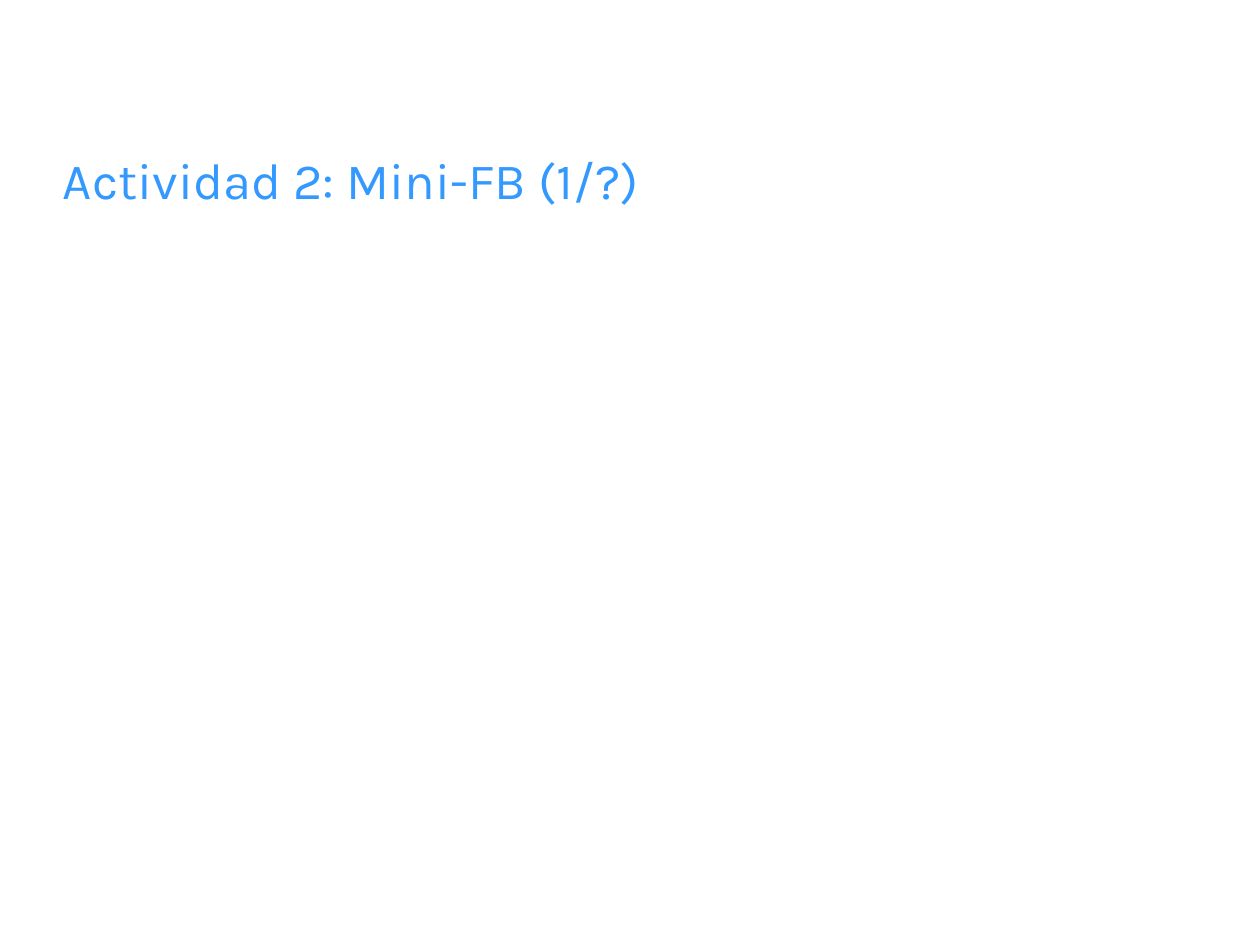
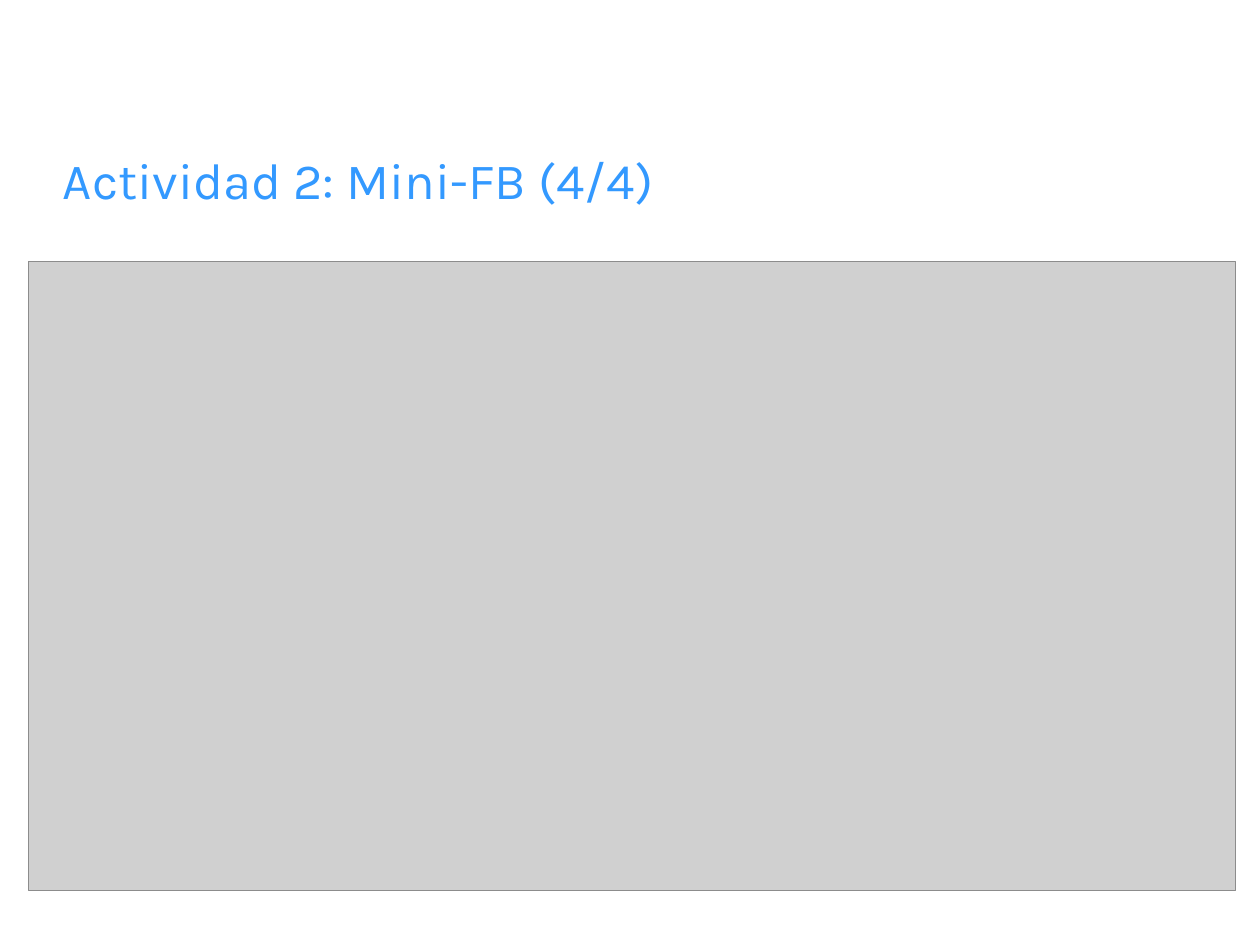
Before and after one commit to fbrzd/Python-taller, a slide deck: slide 12 of sesion-3/TII-3.odp (slide 9 before the commit). Drawn at 1260x945 pixels with LibreOffice and Linux fonts; fonts in the diff are those of the drawing; grey boxes stand for pictures; background and template pictures are left out. Boxes give left, top, right and bottom in pixels: in the first picture for what was removed or moved away, otherwise in the second. Text is boxed around its words. In the diff, an @@ line names an element or a change of style, - is before the commit and + after.

```diff
--- a/sesion-3/TII-3.odp
+++ b/sesion-3/TII-3.odp
@@ title at bbox=[63, 162, 653, 205]: text changed @@
-Actividad 2: Mini-FB (1/?)
+Actividad 2: Mini-FB (4/4)
@@ picture added at bbox=[29, 262, 1236, 891] @@
```
Also in this commit, not shown: 3 other slides changed, 3 slides added, 1 slide removed.
